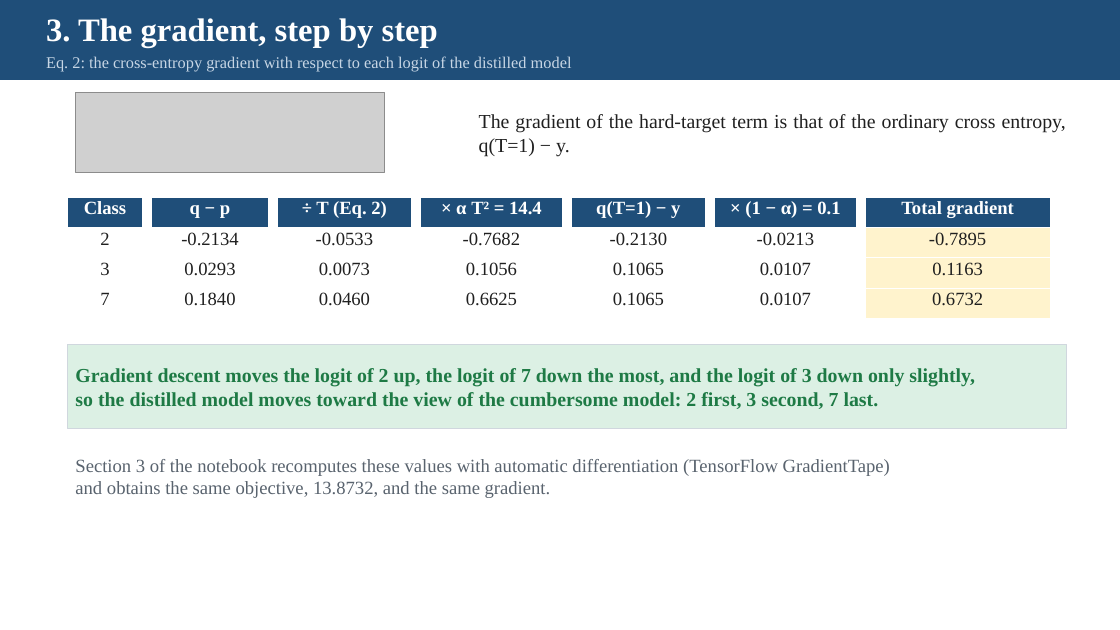
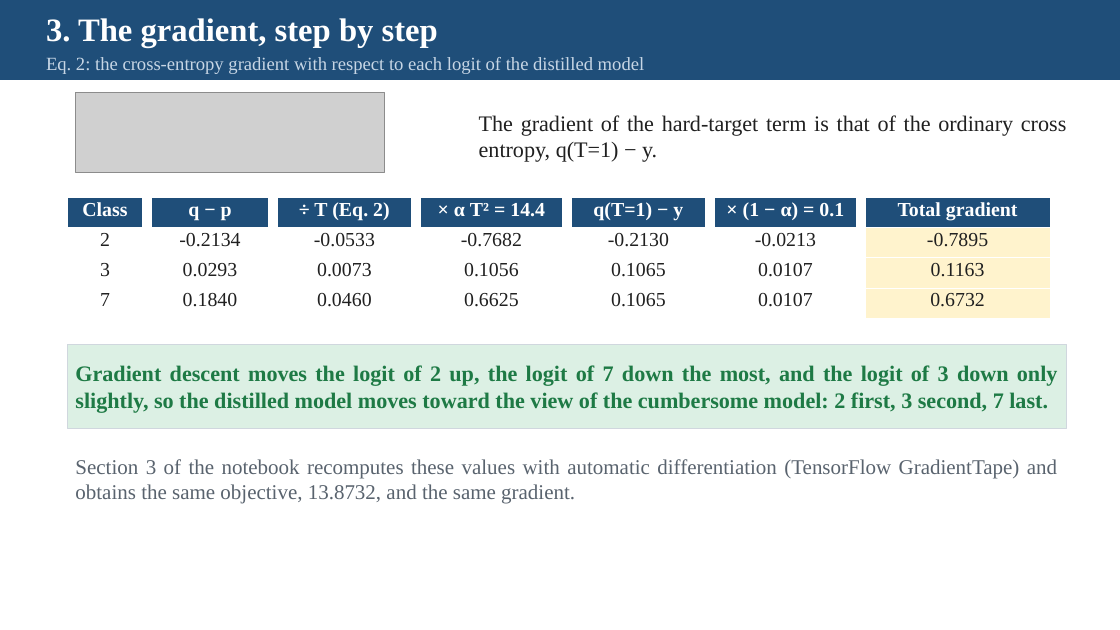
Before and after one commit to pychang-ai/115-1_DLMA, a slide deck: slide 16 of topics/knowledge-distillation/Knowledge_Distillation_slides_EN.pptx. Drawn at 1120x630 pixels with LibreOffice and Linux fonts; fonts in the diff are those of the drawing; grey boxes stand for pictures. Boxes give left, top, right and bottom in pixels: in the first picture for what was removed or moved away, otherwise in the second. Text is boxed around its words. In the diff, an @@ line names an element or a change of style, - is before the commit and + after.

```diff
--- a/topics/knowledge-distillation/Knowledge_Distillation_slides_EN.pptx
+++ b/topics/knowledge-distillation/Knowledge_Distillation_slides_EN.pptx
@@ text "Eq. 2: the cross-entropy gradient ..." at [46,57,645,74]: size 14 to 16 pt @@
@@ text "The gradient of the hard-target ..." at [479,115,1066,162]: size 17 to 19 pt @@
@@ table at [67,197,143,318] @@
@@ size 16 to 17 pt @@
@@ table at [151,197,269,318] @@
@@ size 16 to 17 pt @@
@@ table at [277,197,412,318] @@
@@ size 16 to 17 pt @@
@@ table at [420,197,563,318] @@
@@ size 16 to 17 pt @@
@@ table at [571,197,706,318] @@
@@ size 16 to 17 pt @@
@@ table at [714,197,857,318] @@
@@ size 16 to 17 pt @@
@@ table at [865,197,1050,318] @@
@@ size 16 to 17 pt @@
@@ text in rectangle at [75,365,1058,413]: text changed; size 17 to 19 pt @@
-Gradient descent moves the logit of 2 up, the logit of 7 down the most, and the logit of 3 down only slightly,
-so the distilled model moves toward the view of the cumbersome model: 2 first, 3 second, 7 last.
+Gradient descent moves the logit of 2 up, the logit of 7 down the most, and the logit of 3 down only slightly, so the distilled model moves toward the view of the cumbersome model: 2 first, 3 second, 7 last.
@@ text at [75,459,1057,504]: text changed; size 16 to 18 pt @@
-Section 3 of the notebook recomputes these values with automatic differentiation (TensorFlow GradientTape)
-and obtains the same objective, 13.8732, and the same gradient.
+Section 3 of the notebook recomputes these values with automatic differentiation (TensorFlow GradientTape) and obtains the same objective, 13.8732, and the same gradient.
```
Also in this commit, not shown: 22 other slides changed, 7 other files.
